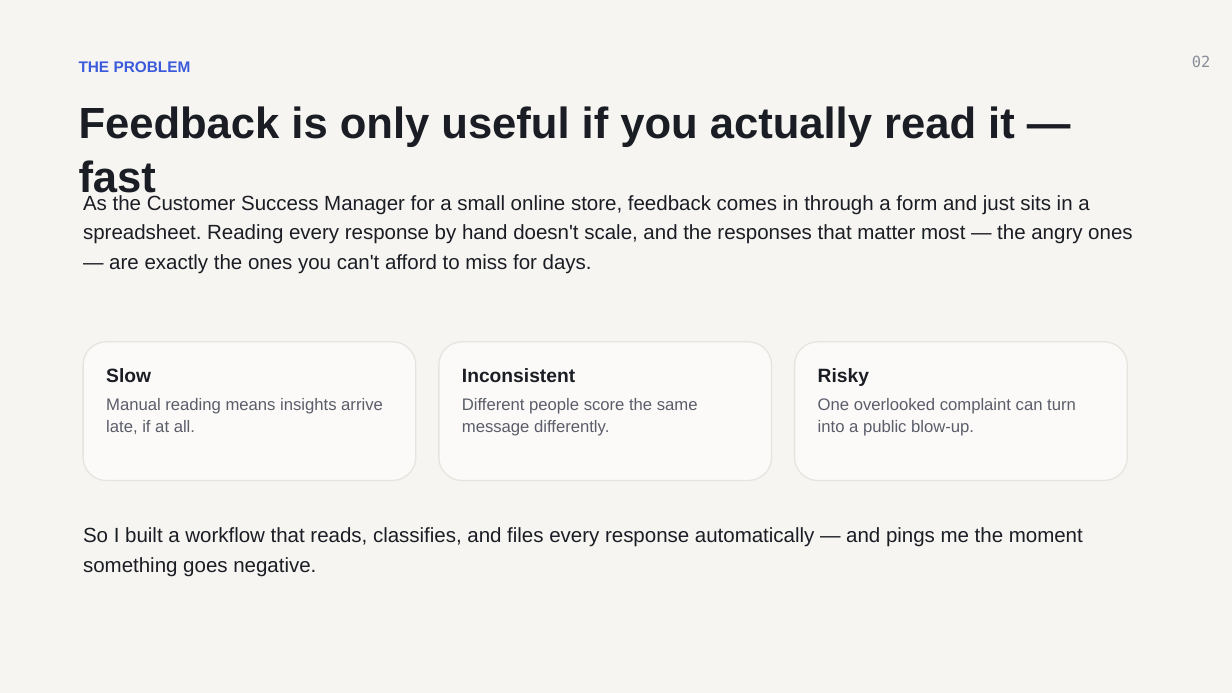
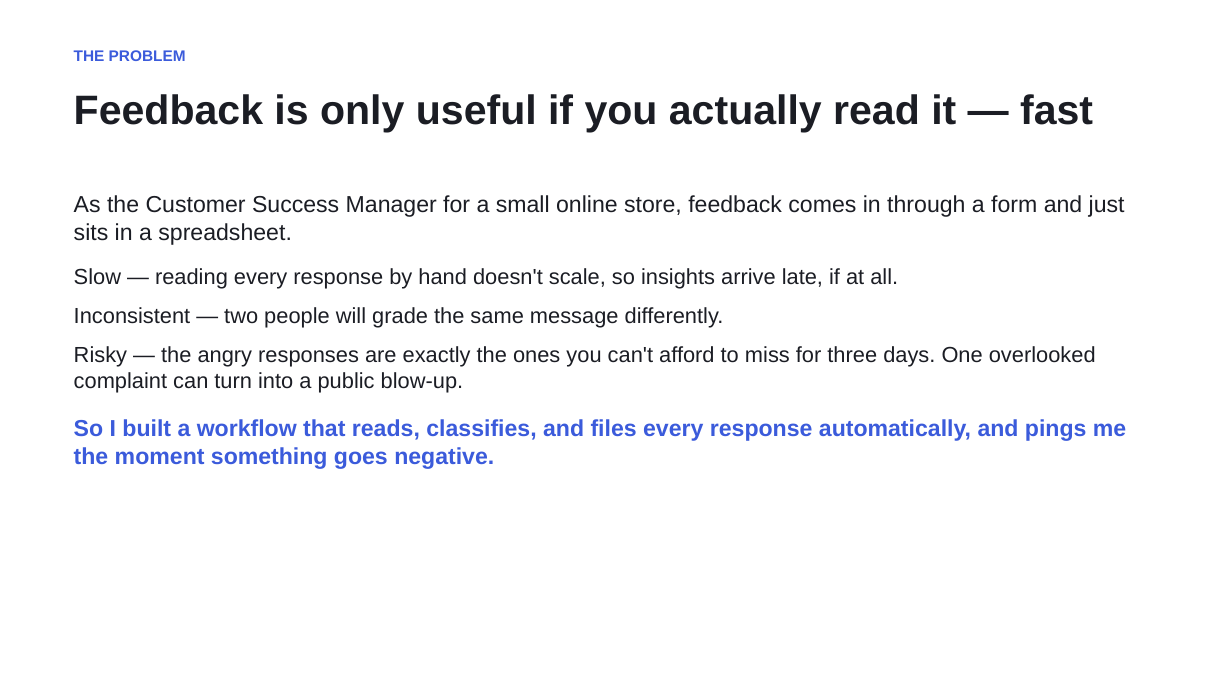
Before and after one commit to JasonTeixeira/tripleten-ai-automation-portfolio, a slide deck: slide 2 of projects/automated-feedback-analysis/Automated-Feedback-Analysis-Jason-Teixeira.pptx. Drawn at 1232x693 pixels with LibreOffice and Linux fonts; fonts in the diff are those of the drawing. Boxes give left, top, right and bottom in pixels: in the first picture for what was removed or moved away, otherwise in the second. Text is boxed around its words. In the diff, an @@ line names an element or a change of style, - is before the commit and + after.

Commit message:
feat: complete feedback-analysis project — live Make scenario, real run artifacts, submission links
- Built and verified the 5-module Make scenario (Forms -> Gemini 2.5 Flash ->
  Parse JSON -> Sheets -> Gmail with Negative-only filter); scheduling ON
- 7 real form responses processed: 3 Positive / 2 Neutral / 2 Negative,
  2 alert emails delivered
- Prompt hardened after a borderline case flip-flopped across runs
  (explicit classification rules; temp 0.2)
- Real screenshots (workflow, sheet, alert email) + exported blueprint.json
- Rebuilt the deck with embedded screenshots and live links; published as
  Google Slides; Sheet + blueprint shared view-only
- README/PRESENTATION prose pass + submission links filled in

```diff
--- a/projects/automated-feedback-analysis/Automated-Feedback-Analysis-Jason-Teixeira.pptx
+++ b/projects/automated-feedback-analysis/Automated-Feedback-Analysis-Jason-Teixeira.pptx
@@ rectangle removed at bbox=[0, 0, 1232, 693] @@
@@ text "THE PROBLEM": place and size @@
-text "THE PROBLEM" at bbox=[79, 61, 191, 72]
+text "THE PROBLEM" at bbox=[74, 50, 186, 61]
@@ text "THE PROBLEM" at bbox=[74, 50, 186, 61]: line spacing 1.08 to 1 @@
@@ text removed at bbox=[1192, 55, 1210, 67] @@
-02
@@ text "Feedback is only useful if ...": place and size @@
-text "Feedback is only useful if ..." at bbox=[79, 106, 1015, 201]
+text "Feedback is only useful if ..." at bbox=[74, 94, 1093, 132]
@@ text "Feedback is only useful if ..." at bbox=[74, 94, 1093, 132]: size 34 to 32 pt; line spacing 1.02 to 1 @@
@@ text at bbox=[74, 195, 1126, 469]: text changed; size 16 to 17 pt @@
-As the Customer Success Manager for a small online store, feedback comes in through a form and just sits in a spreadsheet. Reading every response by hand doesn't scale, and the responses that matter most — the angry ones — are exactly the ones you can't afford to miss for days.
+As the Customer Success Manager for a small online store, feedback comes in through a form and just sits in a spreadsheet.
+Slow — reading every response by hand doesn't scale, so insights arrive late, if at all.
+Inconsistent — two people will grade the same message differently.
+Risky — the angry responses are exactly the ones you can't afford to miss for three days. One overlooked complaint can turn into a public blow-up.
+So I built a workflow that reads, classifies, and files every response automatically, and pings me the moment something goes negative.
@@ rounded rectangle removed at bbox=[83, 342, 416, 481] @@
@@ rounded rectangle removed at bbox=[439, 342, 772, 481] @@
@@ rounded rectangle removed at bbox=[795, 342, 1128, 481] @@
@@ text removed at bbox=[106, 368, 383, 434] @@
-Slow
-Manual reading means insights arrive late, if at all.
@@ text removed at bbox=[462, 368, 698, 436] @@
-Inconsistent
-Different people score the same message differently.
@@ text removed at bbox=[818, 368, 1076, 436] @@
-Risky
-One overlooked complaint can turn into a public blow-up.
@@ text removed at bbox=[83, 527, 1083, 577] @@
-So I built a workflow that reads, classifies, and files every response automatically — and pings me the moment something goes negative.
```
Also in this commit, not shown: 7 other slides changed, 2 slides added, 2 slides removed, 10 other files.
